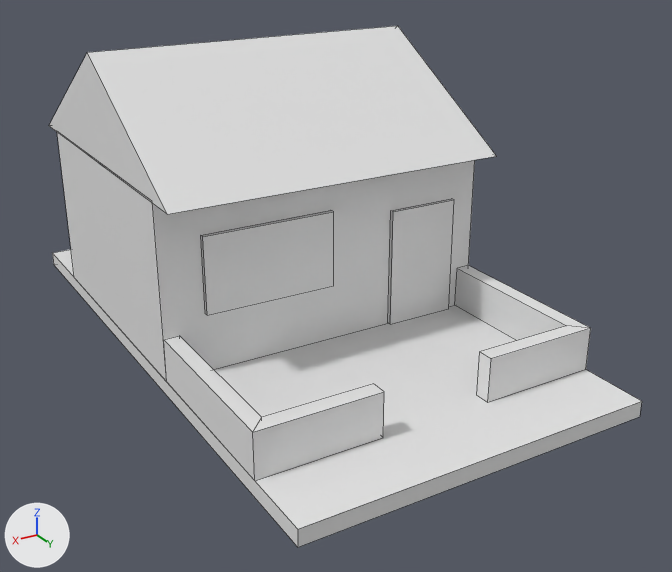
The FBX model SD Adventure/Assets/Graphics/3d Models/Buildings/Model Resources/House-2.FBX: old version first, new version second.
Before and after are seen from a 50 mm lens placed at (6.95, 14.66, 7.24), pointed at (-0.69, 1.93, 0.87). The axes (+X, +Y, +Z) are drawn at lower left. The lights are the same throughout. Mesh edges are drawn as thin lines. Where no turn or scale is listed for an object, it has been applied to the vertices.

Script lines for the objects in view, before the commit:
```python
me_mesh = bpy.data.meshes.new('Mesh')
me_mesh.from_pydata(...)  # 62 vertices, 37 faces; spans x -3.0..3.0, y -4.11..6.8, z -0.28..4.79
ob_casa = bpy.data.objects.new('Casa', me_mesh)
ob_casa.location = (-0.45, -0.38, 0.0)
```
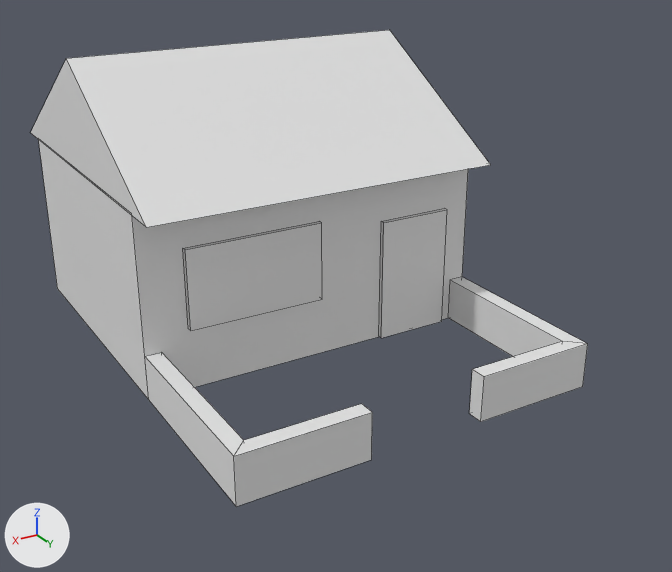
Where the change shows, as pixel boxes [x1, y1, x2, y2] in the pictures (672 x 572 px):
'Casa', reshaped, moved (6% narrower, 9% shorter)
    before: [49, 26, 642, 547]
    after: [31, 30, 588, 506]
part 1 of me_mesh, deleted
    before: [52, 249, 642, 547]

What the commit changed:
me_mesh has 62 vertices, 37 faces and spans x -3.0..3.0, y -4.11..6.8, z -0.28..4.79.
me_mesh is used by ob_casa; location (-0.45, -0.38, 0.0).
me_mesh part 1: the loose piece of 8 vertices spanning x -3.0..3.0, y -4.11..6.8, z -0.28..0.0 is deleted.
Object 'Casa' (ob_casa) moves from (-0.45, -0.38, 0.0) to (0.0, 0.0, 0.0).
